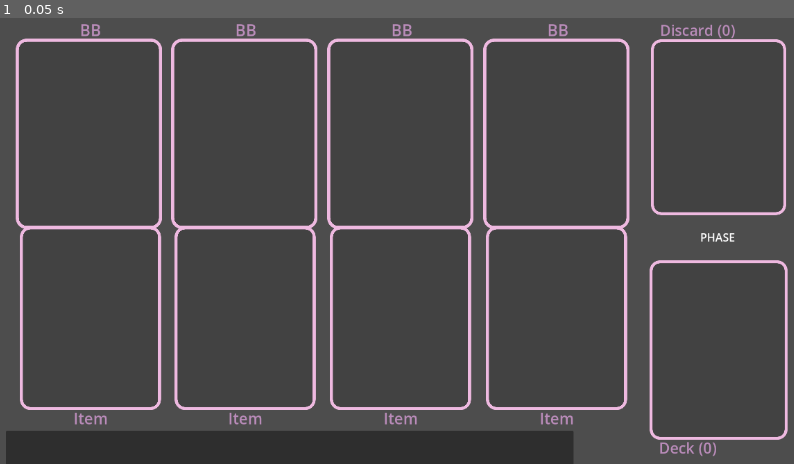
Above: before the commit, frame 1.
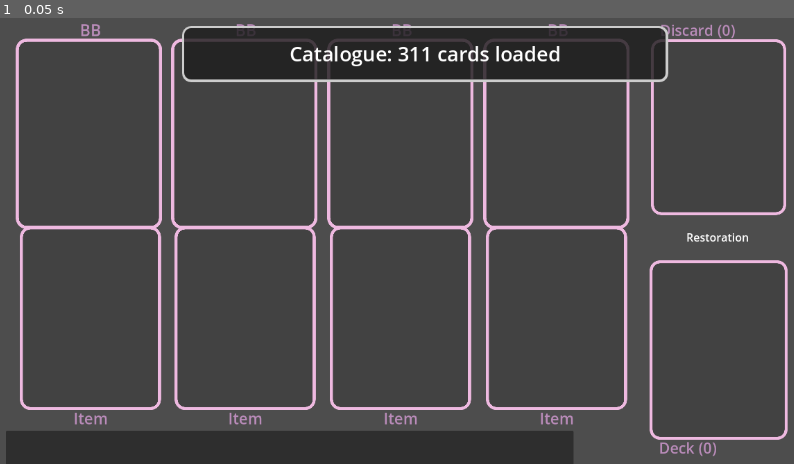
Above: after the commit, the same moment.

Repository: evevioletrose-hash/lol-tcg-sim
Game: Godot game, scene res://main.tscn
Two runs of this game, one before a commit and one after it. Both use one fixed random seed, a clock stepped at 60 frames per second and the inputs below.
Inputs:
- Up to frame 1 (0.05 s): no input

The runs differ from the first frame. In frame 1, 7.7% of the frame differs, in the area x 22-95%, y 1-51%.

Commit message:
Restore catalogue loading and establish a boot checkpoint

Diff:
--- a/main.gd
+++ b/main.gd
@@ -30,5 +30,11 @@
 func _ready() -> void:
 	var game = preload("res://src/game.tscn").instantiate()
 	add_child(game)
-	##game.initialize_game(item_deck, sample_deck)
-	game.open_library()
+	# Restoration checkpoint: load the catalogue and display the existing board.
+	# The original match setup and card library will be restored separately.
+	game.load_cardlist()
+	game.get_node("phasetext").text = "Restoration"
+	game.set_info("Catalogue: %d cards loaded" % game.card_database.size())
+	print("LOL_RESTORATION catalogue=%d" % game.card_database.size())
+	# game.initialize_game(item_deck, sample_deck)
+	# game.open_library()
--- a/project.godot
+++ b/project.godot
@@ -11,7 +11,7 @@
 [application]
 
 config/name="LOL Sim"
-run/main_scene="uid://dsjs3eu81cs7j"
+run/main_scene="res://main.tscn"
 config/features=PackedStringArray("4.5", "Mobile")
 config/icon="res://icon.svg"
 
--- a/src/cards/play_effects/1-001.gd
+++ b/src/cards/play_effects/1-001.gd
@@ -1,8 +1,9 @@
 extends "res://src/cards/play_effects/play_effect.gd"
 
-## turn one face down bb face up
-func on_play():
-	var bbs = Game.get_all_bbs_in_play()
+## Turn one face-down B.B. face up.
+## Unwired prototype: multiple-target selection is deferred.
+func on_play(game: Game):
+	var bbs = game.state.board_1.get_bbs_in_play() + game.state.board_2.get_bbs_in_play()
 	var targets = []
 	for bb in bbs:
 		if not bb.face_up:
@@ -13,4 +14,5 @@
 		1:
 			targets[0].set_face(true)
 			resolve()
-		2:
+		_:
+			push_warning("Pop Heart: target selection not implemented yet")
--- a/src/cards/play_effects/play_effect.gd
+++ b/src/cards/play_effects/play_effect.gd
@@ -1,6 +1,6 @@
 extends Object
 
-func on_play():
+func on_play(_game: Game):
 	pass
 
 func resolve():
--- a/src/game.gd
+++ b/src/game.gd
@@ -40,7 +40,9 @@
 enum Card_Types {
 	BB,
 	Surprise,
-	Item
+	Item,
+	Place,
+	Unknown
 }
 
 enum Clubs {
@@ -61,7 +63,10 @@
 	Sleepover,
 	Retro,
 	Storybook,
-	Art
+	Art,
+	Rock,
+	Stem,
+	Unknown
 }
 
 enum Zone_Flags {
@@ -85,32 +90,11 @@
 
 
 func get_club_from_name(club_name: String) -> Clubs:
-	var club_names = [
-		"Theater",
-		"Opposites",
-		"Glam",
-		"Glee",
-		"Hip Hop",
-		"Glitterati",
-		"Dance",
-		"Cosplay",
-		"Chill Out",
-		"Swim",
-		"Athletic",
-		"Pop",
-		"Spirit",
-		"Spooky",
-		"Sleepover",
-		"Retro",
-		"Storybook",
-		"Art"
-	]
-
-	var club_num = club_names.find(club_name)
-	if club_num == -1:
-		print("Error: couldn't find club " + club_name)
-		return Clubs.Theater
-	return Clubs.get(club_name.replace(" ", "_"))
+	var key = club_name.strip_edges().replace(" ", "_")
+	if Clubs.has(key):
+		return Clubs[key]
+	push_warning("Unknown club: " + club_name)
+	return Clubs.Unknown
 
 func get_card_type(card_type) -> Card_Types:
 	match card_type:
@@ -120,7 +104,9 @@
 			return Card_Types.BB
 		"Surprise":
 			return Card_Types.Surprise
-	return Card_Types.BB
+		"Place":
+			return Card_Types.Place
+	return Card_Types.Unknown
 
 func get_game_phase(game_phase) -> Game_Phases:
 	match game_phase:
@@ -135,48 +121,66 @@
 	return Game_Phases.Any_Phase
 
 func add_card_db(card_data):
-	if card_data[0] == "":
-		print("Error: Card has no number")
-		return
-	if not card_data[0].contains("-"):
-		print("Error: Card doesn't have a valid number")
+	# Some numbered rows are placeholders; the final B.B. row has no phase column.
+	if card_data.size() < 8:
+		if not card_data.is_empty() and not card_data[0].strip_edges().is_empty():
+			push_warning("Incomplete card row: " + card_data[0])
+		return
+	var card_number = card_data[0].strip_edges()
+	var card_name = card_data[1].strip_edges()
+	if card_name.is_empty():
+		return
+	if not card_number.contains("-"):
+		push_warning("Invalid card number: " + card_number)
+		return
+	var card_type = get_card_type(card_data[2].strip_edges())
+	if card_type == Card_Types.Unknown:
+		push_warning("Unknown card type for " + card_number)
+		return
+	if card_type == Card_Types.Surprise and card_data.size() < 9:
+		push_warning("Missing Surprise phase: " + card_number)
+		return
+	if card_database.has(card_number):
+		push_warning("Duplicate card number: " + card_number)
 		return
 
 	var card_data_object = {
-		# card_number,Have,Name,type,rank,style,groove,text,club,phase
-		"number": card_data[0],
-		"name": card_data[1],
-		"type": get_card_type(card_data[2]),
+		"number": card_number,
+		"name": card_name,
+		"type": card_type,
 		"rank": int(card_data[3]),
 		"text": card_data[6]
 	}
-
-	if card_data_object.type == Card_Types.BB:
+	if card_type == Card_Types.BB:
+		# Preserve unknown printed stats instead of inventing numeric values.
 		card_data_object.style = card_data[4]
 		card_data_object.groove = card_data[5]
-
-	elif card_data_object.type == Card_Types.Surprise:
-		card_data_object.phase = get_game_phase(card_data[8])
-
-	if card_data[8] != "":
-		card_data_object.club = get_club_from_name(card_data[7])
-
-	card_database[card_data[0]] = card_data_object
-
+		if not card_data[7].strip_edges().is_empty():
+			card_data_object.club = get_club_from_name(card_data[7])
+		else:
+			card_data_object.club = Clubs.Unknown
+	elif card_type == Card_Types.Surprise:
+		card_data_object.phase = get_game_phase(card_data[8].strip_edges())
+
+	card_database[card_number] = card_data_object
 
 func load_cardlist():
-	var csv = FileAccess.open("res://cardlist.txt",FileAccess.READ )
-
-	if csv:
-		while not csv.eof_reached():
-			var line = csv.get_line()
-			var card_data = line.split("	")
-			add_card_db(card_data)
+	card_database.clear()
+	var csv = FileAccess.open("res://cardlist.txt", FileAccess.READ)
+	if csv == null:
+		push_error("Could not open cardlist.txt")
+		return
+	while not csv.eof_reached():
+		var line = csv.get_line()
+		if not line.strip_edges().is_empty():
+			add_card_db(line.split("\t"))
 
 func get_cards_from_deck(deck) -> Array[Card]:
 	var deck_objects : Array[Card]
 	for card_num in deck:
-		deck_objects.push_front(spawn_card(card_num))
+		var card = spawn_card(card_num)
+		if card != null:
+			deck_objects.push_front(card)
 	return deck_objects
 
 
@@ -197,6 +201,9 @@
 
 func spawn_card(card_number : String) -> Card:
 	var card_data = card_database.get(card_number)
+	if card_data == null:
+		push_warning("Unknown card number: " + card_number)
+		return null
 
 	var card_object : Card
 	match card_data.type:
@@ -206,6 +213,9 @@
 			card_object = load("res://src/cards/Surprise.tscn").instantiate()
 		Card_Types.Item:
 			card_object = load("res://src/cards/Item.tscn").instantiate()
+		_:
+			push_warning("No card scene for " + card_number)
+			return null
 	add_child(card_object)
 	card_object.populate(card_data)
 	return card_object
Not shown, added: docs/restoration.md
